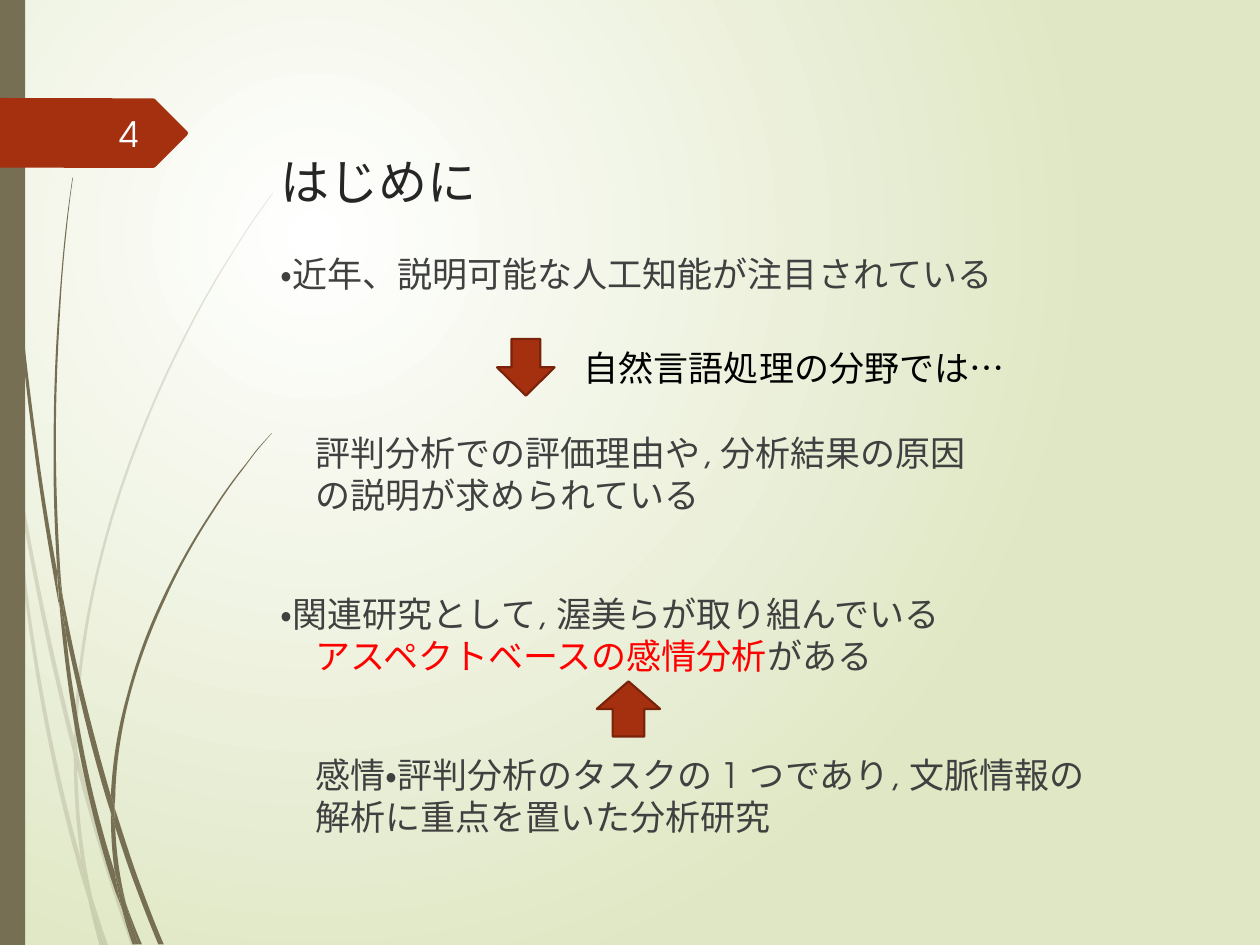
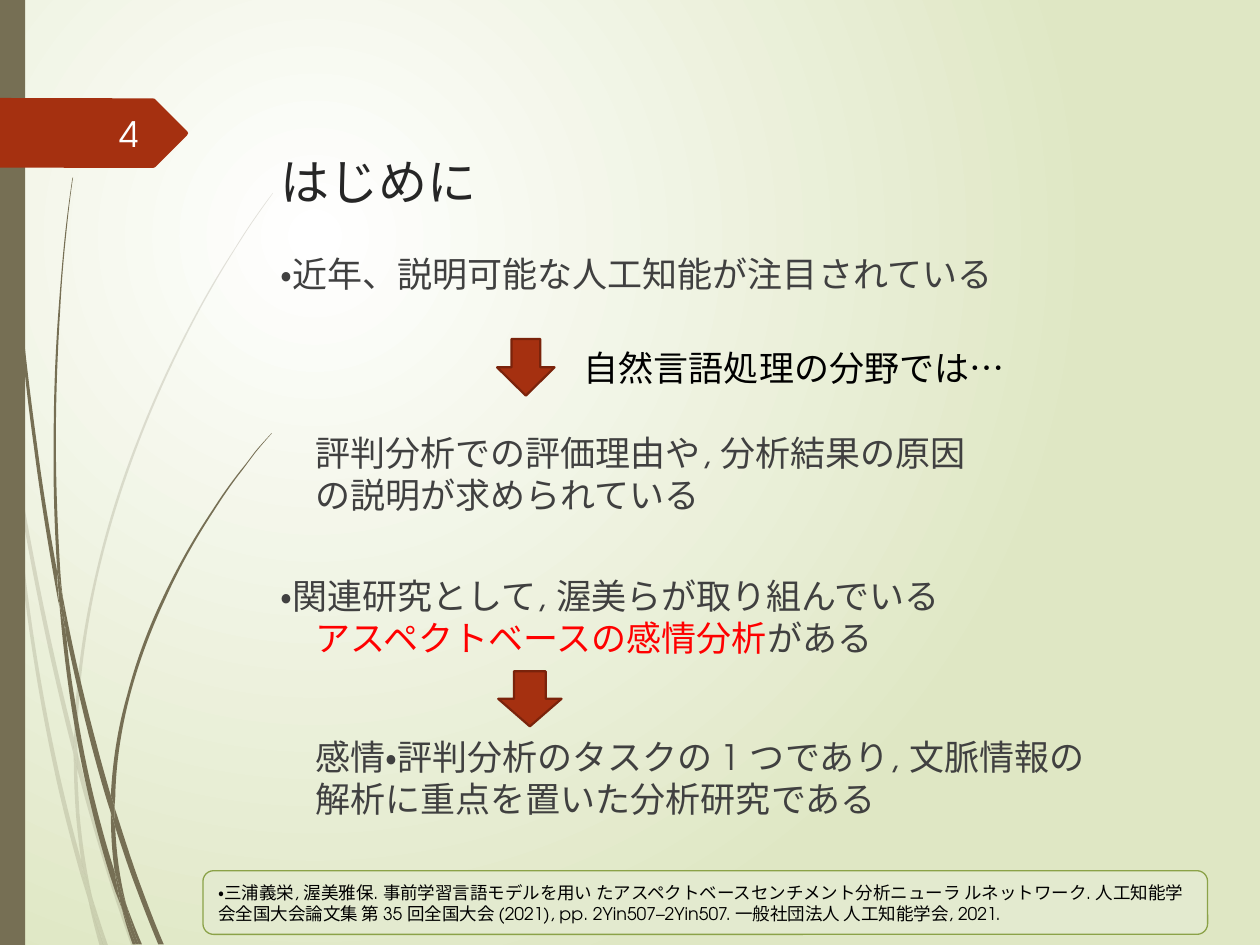
Before and after one commit to yuuki-kusumoto/kusumoto, a slide deck: slide 4 of 2021_prsn_2nd/後期研究発表会.pptx. Drawn at 1260x945 pixels with LibreOffice and Linux fonts; fonts in the diff are those of the drawing. Boxes give left, top, right and bottom in pixels: in the first picture for what was removed or moved away, otherwise in the second. Text is boxed around its words. In the diff, an @@ line names an element or a change of style, - is before the commit and + after.

```diff
--- a/2021_prsn_2nd/後期研究発表会.pptx
+++ b/2021_prsn_2nd/後期研究発表会.pptx
@@ down arrow at (498, 672, 561, 727): rotation 180 to 0 degrees @@
@@ text at (315, 740, 1084, 815): text changed @@
-感情・評判分析のタスクの 1 つであり, 文脈情報の
-解析に重点を置いた分析研究
+感情・評判分析のタスクの 1 つであり, 文脈情報の
+解析に重点を置いた分析研究である
@@ rounded rectangle added at (203, 871, 1207, 935), fill #E3EACF, outline #8BA249 0.75 pt, 10 pt, text #000000 @@
+・三浦義栄, 渥美雅保. 事前学習言語モデルを用い たアスペクトベースセンチメント分析ニューラ ルネットワーク. 人工知能学会全国大会論文集 第 35 回全国大会 (2021), pp. 2Yin507–2Yin507. 一般社団法人 人工知能学会, 2021.
```
Also in this commit, not shown: 28 other slides changed, 2 slides added, 1 slide removed, 1 other file.
